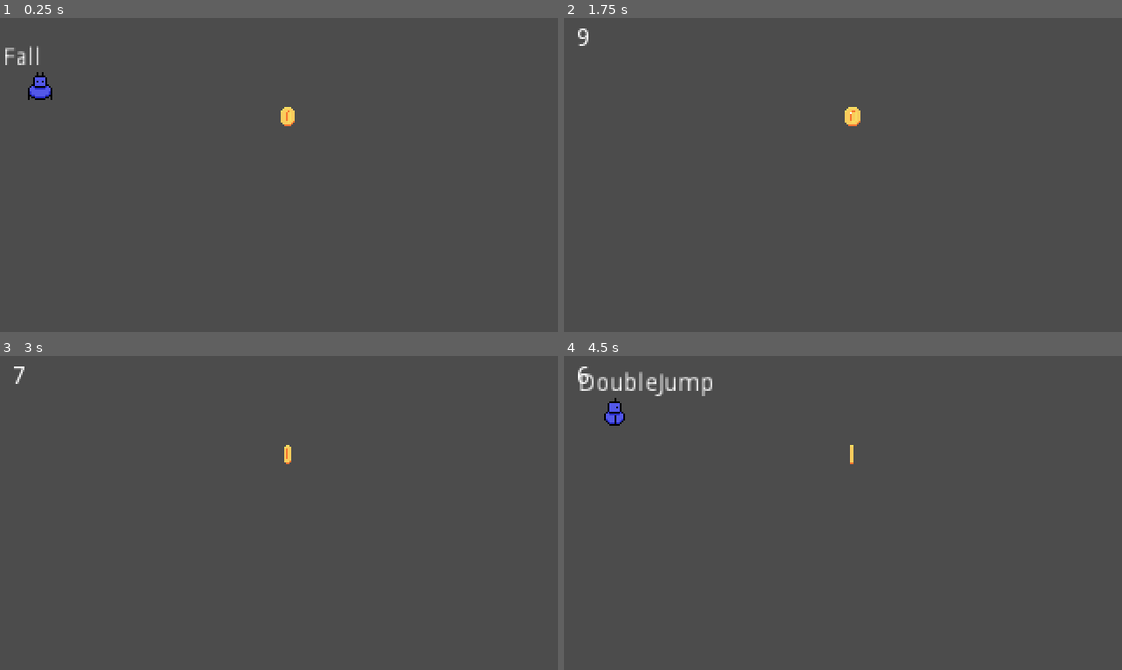
Above: before the commit, frames 1-4 (two rows, left to right).
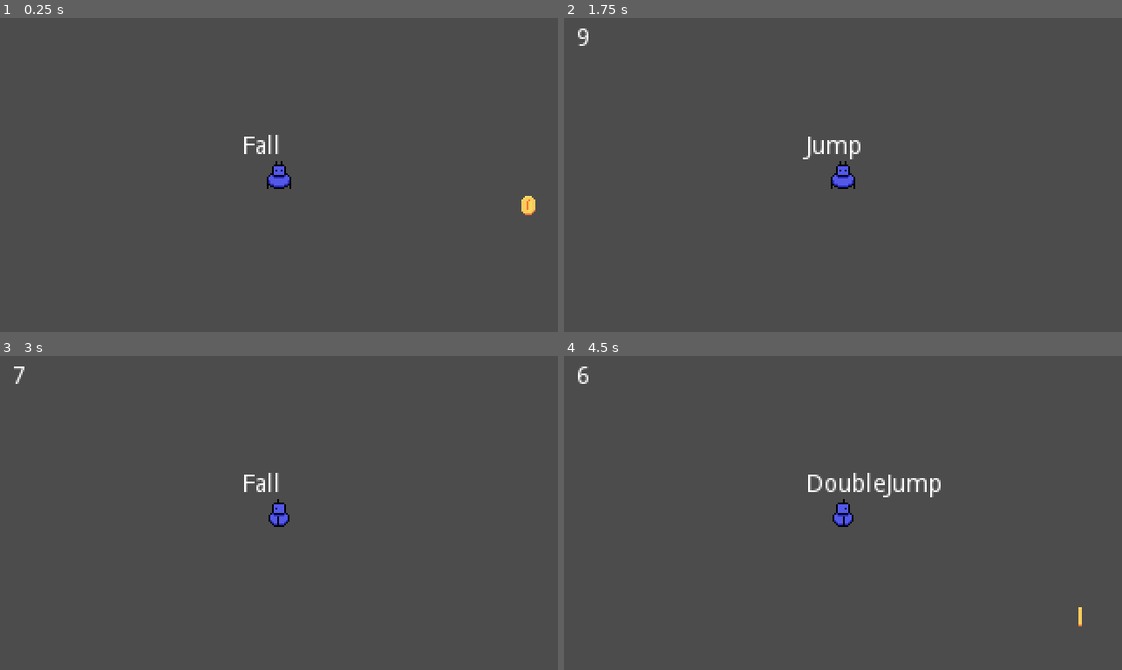
Above: after the commit, the same moments.

Repository: fabrixiop26/GGJ2020
Game: Godot game, scene res://scenes/Level.tscn
Two runs of this game, one before a commit and one after it. Both use one fixed random seed, a clock stepped at 60 frames per second and the inputs below.
Inputs:
- Up to frame 1 (0.25 s): no input
- Up to frame 2 (1.75 s): hold A (a) 0.53-1.28 s; tap D (d) at 0.8, 1.35 s; tap W (w) at 1.55 s
- Up to frame 3 (3 s): hold W (w) 2.03-2.78 s; tap A (a) at 2.3, 2.85 s
- Up to frame 4 (4.5 s): tap D (d) at 3.05 s; tap Enter at 3.5 s; hold D (d) 3.53-4.28 s; tap W (w) at 3.8, 4.35 s

The runs differ from the first frame. In frame 1, 1.1% of the frame differs, in the area x 0-96%, y 8-63%; in frame 2, 0.7%; in frame 3, 0.5%; in frame 4, 1.8%, in the area x 2-93%, y 5-87%.

Commit message:
moving platform

Diff:
--- a/mapatest/Mapatest.tscn
+++ b/mapatest/Mapatest.tscn
@@ -11,3 +11,4 @@
 
 [node name="Player" parent="." instance=ExtResource( 2 )]
 position = Vector2( 488.031, 2475.49 )
+speed = 200
--- a/scenes/Level.tscn
+++ b/scenes/Level.tscn
@@ -1,8 +1,9 @@
-[gd_scene load_steps=5 format=2]
+[gd_scene load_steps=6 format=2]
 
 [ext_resource path="res://scenes/Player.tscn" type="PackedScene" id=1]
 [ext_resource path="res://scenes/Coin.tscn" type="PackedScene" id=2]
 [ext_resource path="res://scenes/CountDown.tscn" type="PackedScene" id=3]
+[ext_resource path="res://scenes/MovingPlatform.tscn" type="PackedScene" id=4]
 
 [sub_resource type="RectangleShape2D" id=1]
 extents = Vector2( 200, 10 )
@@ -30,3 +31,6 @@
 margin_top = 5.30736
 margin_right = 46.6342
 margin_bottom = 19.3074
+
+[node name="Platform" parent="." instance=ExtResource( 4 )]
+position = Vector2( 277.97, 95.6651 )
--- /dev/null
+++ b/scenes/MovingPlatform.tscn
@@ -0,0 +1,60 @@
+[gd_scene load_steps=6 format=2]
+
+[ext_resource path="res://mapatest/Estructuras (6).png" type="Texture" id=1]
+[ext_resource path="res://scripts/MovingPlatform.gd" type="Script" id=2]
+
+[sub_resource type="RectangleShape2D" id=1]
+extents = Vector2( 24, 8 )
+
+[sub_resource type="Curve2D" id=2]
+_data = {
+"points": PoolVector2Array( 0, 0, 0, 0, -0.450867, 0.0344391, 0, 0, 0, 0, -0.450867, -19.9438, 0, 0, 0, 0, -0.573486, -41.7035, 0, 0, 0, 0, -0.991608, -77.2439, 0, 0, 0, 0, -0.450867, 0.0344391 )
+}
+
+[sub_resource type="Animation" id=3]
+resource_name = "move"
+length = 4.0
+loop = true
+tracks/0/type = "value"
+tracks/0/path = NodePath("Path2D/PathFollow2D:unit_offset")
+tracks/0/interp = 1
+tracks/0/loop_wrap = true
+tracks/0/imported = false
+tracks/0/enabled = true
+tracks/0/keys = {
+"times": PoolRealArray( 0, 2 ),
+"transitions": PoolRealArray( 1, 1 ),
+"update": 0,
+"values": [ 0.0, 0.99 ]
+}
+
+[node name="Platform" type="Node2D"]
+
+[node name="Body" type="KinematicBody2D" parent="."]
+position = Vector2( -0.960273, -74.742 )
+motion/sync_to_physics = true
+script = ExtResource( 2 )
+
+[node name="Sprite" type="Sprite" parent="Body"]
+scale = Vector2( 3, 1 )
+texture = ExtResource( 1 )
+
+[node name="Collision" type="CollisionShape2D" parent="Body"]
+shape = SubResource( 1 )
+
+[node name="Path2D" type="Path2D" parent="."]
+curve = SubResource( 2 )
+
+[node name="PathFollow2D" type="PathFollow2D" parent="Path2D"]
+position = Vector2( -0.960273, -74.742 )
+offset = 74.2393
+rotate = false
+
+[node name="RemoteTransform2D" type="RemoteTransform2D" parent="Path2D/PathFollow2D"]
+remote_path = NodePath("../../../Body")
+
+[node name="Anim" type="AnimationPlayer" parent="."]
+autoplay = "move"
+playback_process_mode = 0
+playback_speed = 0.5
+anims/move = SubResource( 3 )
--- a/scenes/Player.tscn
+++ b/scenes/Player.tscn
@@ -67,6 +67,7 @@
 }
 
 [node name="Camera2D" type="Camera2D" parent="."]
+current = true
 
 [node name="Timer" type="Timer" parent="."]
 autostart = true
--- a/scripts/Fall.gd
+++ b/scripts/Fall.gd
@@ -1,7 +1,7 @@
 extends "res://scripts/State.gd"
 
 func enter()->void:
-	pass
+	host.vector_snap = Vector2.ZERO
 
 func update(_delta: float)->void:
 	if host.is_on_floor():
@@ -16,7 +16,7 @@
 	if host.dir.x == 1:
 		host.change_sprite(2)
 	host.velocity.x = host.dir.x * host.speed
-	host.velocity = host.move_and_slide(host.velocity,Vector2.UP)
+	host.velocity = host.move_and_slide_with_snap(host.velocity, host.vector_snap,Vector2.UP)
 
 func update_direction()->int:
 	return int(Input.is_action_pressed("d")) - int(Input.is_action_pressed("a"))
--- a/scripts/Idle.gd
+++ b/scripts/Idle.gd
@@ -1,11 +1,12 @@
 extends "res://scripts/State.gd"
 
 func enter()->void:
+	host.vector_snap = Vector2.DOWN * 16
 	host.has_double_jumpled = false
 	host.change_sprite(0)
 
 func update(_delta: float)->void:
-	if host.velocity.y > 0.1:
+	if host.velocity.y > 0.1 and !host.is_on_floor():
 		emit_signal("terminated", "Fall")
 	host.dir.x = update_direction()
 	host.apply_gravity(_delta)
@@ -14,7 +15,7 @@
 	if Input.is_action_pressed("w") and host.is_on_floor():
 		emit_signal("terminated", "Jump")
 	host.velocity.x = host.dir.x * host.speed
-	host.velocity = host.move_and_slide(host.velocity,Vector2.UP)
+	host.velocity = host.move_and_slide_with_snap(host.velocity, host.vector_snap,Vector2.UP)
 
 
 func update_direction()->int:
--- a/scripts/Jump.gd
+++ b/scripts/Jump.gd
@@ -3,6 +3,7 @@
 var time : float = 0.0
 
 func enter()->void:
+	host.vector_snap = Vector2.ZERO
 	host.velocity.y = host.jump_speed
 
 func update(_delta: float)->void:
@@ -15,7 +16,7 @@
 	if host.velocity.y > 0 :
 		emit_signal("terminated", "Fall")
 	host.velocity.x = host.dir.x * host.speed
-	host.velocity = host.move_and_slide(host.velocity, Vector2.UP)
+	host.velocity = host.move_and_slide_with_snap(host.velocity, host.vector_snap, Vector2.UP)
 	host.apply_gravity(_delta)
 
 func _input(event: InputEvent) -> void:
--- /dev/null
+++ b/scripts/MovingPlatform.gd
@@ -0,0 +1 @@
+extends KinematicBody2D
--- a/scripts/Player.gd
+++ b/scripts/Player.gd
@@ -10,9 +10,10 @@
 var dir := Vector2.ZERO
 export(int) var speed
 var velocity := Vector2.ZERO
+var vector_snap := Vector2.DOWN * 32
 var jumping := false
 const GRAVITY = 500
-var jump_speed = -180
+var jump_speed = -230
 var has_double_jumpled := false
 var anim_string : String
 var time : int = 10
@@ -38,6 +39,7 @@
 func _on_Timer_timeout() -> void:
 	time -= 1
 	if time <= 0:
+		return
 		queue_free()
 	else:
 		EventManager.emit_signal("update_timer", time)
--- a/scripts/Run.gd
+++ b/scripts/Run.gd
@@ -1,8 +1,7 @@
 extends "res://scripts/State.gd"
 
 func enter()->void:
-	pass
-
+	host.vector_snap = Vector2.DOWN * 16
 func update(_delta: float) -> void:
 	host.dir.x = update_direction()
 	if host.dir.x == -1:
@@ -12,13 +11,13 @@
 #	if host.is_on_floor():
 #		host.velocity.y = 0
 #	else:
-	if host.velocity.y > 0.1:
+	if host.velocity.y > 0.1 and !host.is_on_floor():
 		emit_signal("terminated", "Fall")
 	host.apply_gravity(_delta)
 	if host.dir.x==0 and host.is_on_floor():
 		emit_signal("terminated", "Idle")
 	host.velocity.x = host.dir.x * host.speed
-	host.velocity = host.move_and_slide(host.velocity, Vector2.UP)
+	host.velocity = host.move_and_slide_with_snap(host.velocity, host.vector_snap, Vector2.UP)
 #	host.dir = Vector2.ZERO
 
 func _input(event: InputEvent) -> void:
